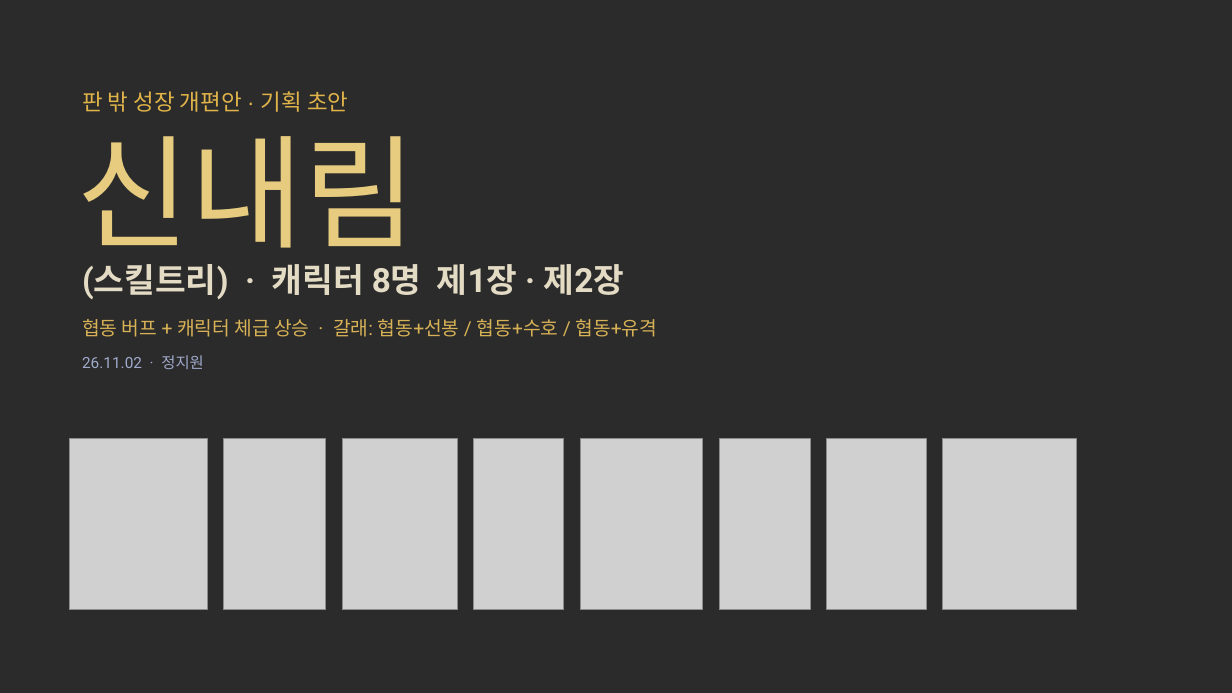
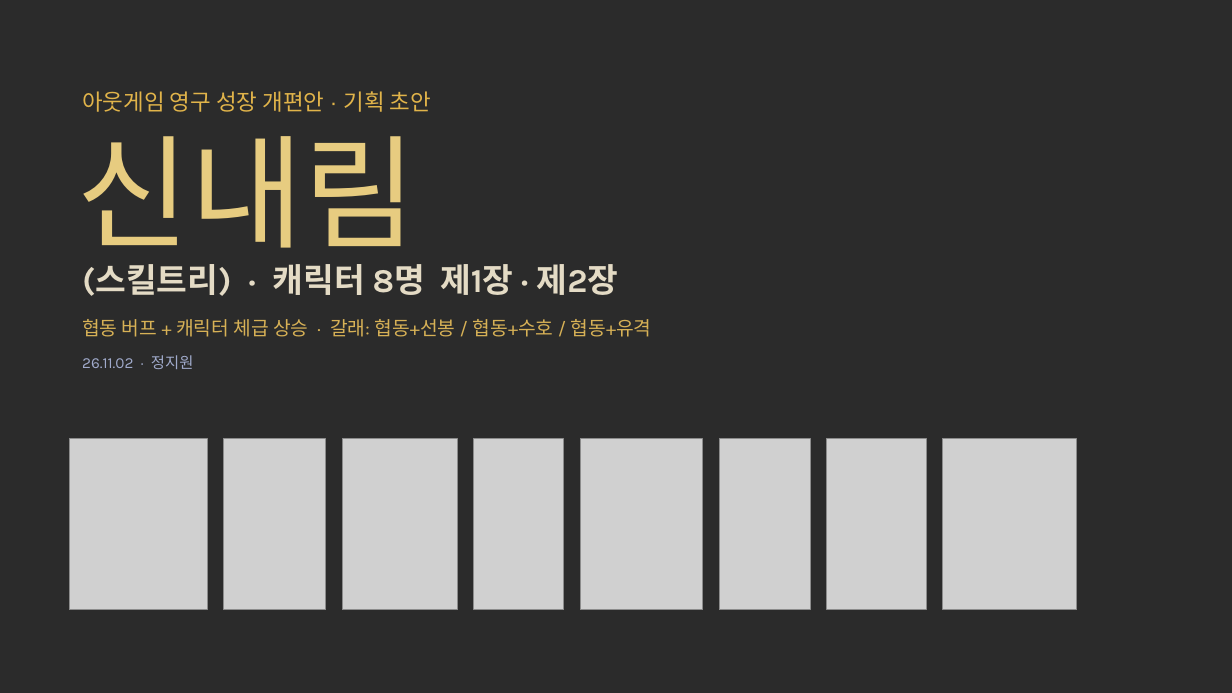
Before and after one commit to limthat/cheonmyeong, a slide deck: slide 1 of CheonMyeong_Resources/[신내림] 천명_전체캐릭터_261102.pptx. Drawn at 1232x693 pixels with LibreOffice and Linux fonts; fonts in the diff are those of the drawing; grey boxes stand for pictures; background and template pictures are left out; a plain dark background stands for a picture behind light text. Boxes give left, top, right and bottom in pixels: in the first picture for what was removed or moved away, otherwise in the second. Text is boxed around its words. In the diff, an @@ line names an element or a change of style, - is before the commit and + after.

```diff
--- a/CheonMyeong_Resources/[신내림] 천명_전체캐릭터_261102.pptx
+++ b/CheonMyeong_Resources/[신내림] 천명_전체캐릭터_261102.pptx
@@ text at (82,91,431,112): text changed @@
-판 밖 성장 개편안 · 기획 초안
+아웃게임 영구 성장 개편안 · 기획 초안
@@ font Roboto to Karla in 3 elements at (82,264,619,296), (82,319,652,337), (82,355,193,369) @@
```
Also in this commit, not shown: 44 other slides changed, 32 other files.
